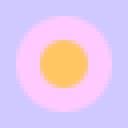
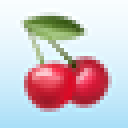
Two versions of the same layered image (w=128, h=128). Layer-by-layer changes:
hid "Layer 2" over [40, 40, 88, 88]
hid "Layer 1" over [16, 16, 112, 112]
added layer "Layer 3" above "🍒🍒" over [0, 0, 128, 128]
